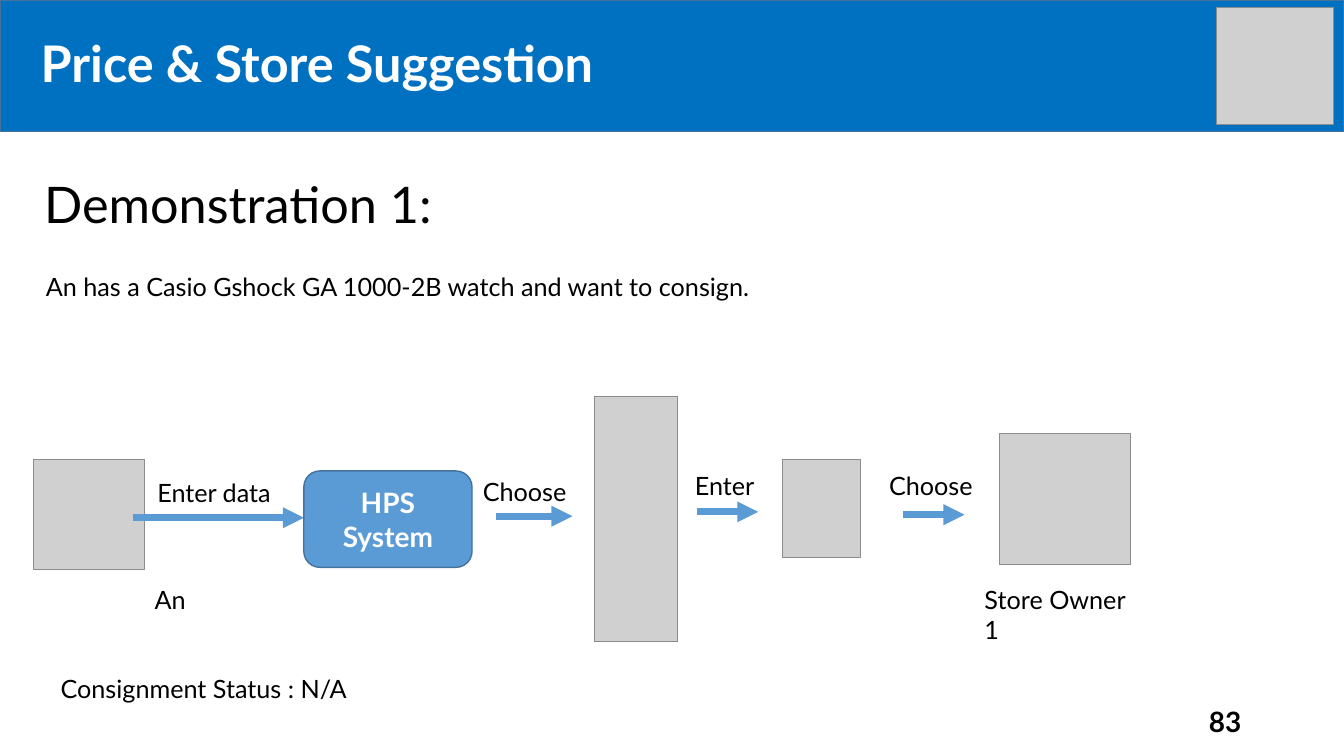
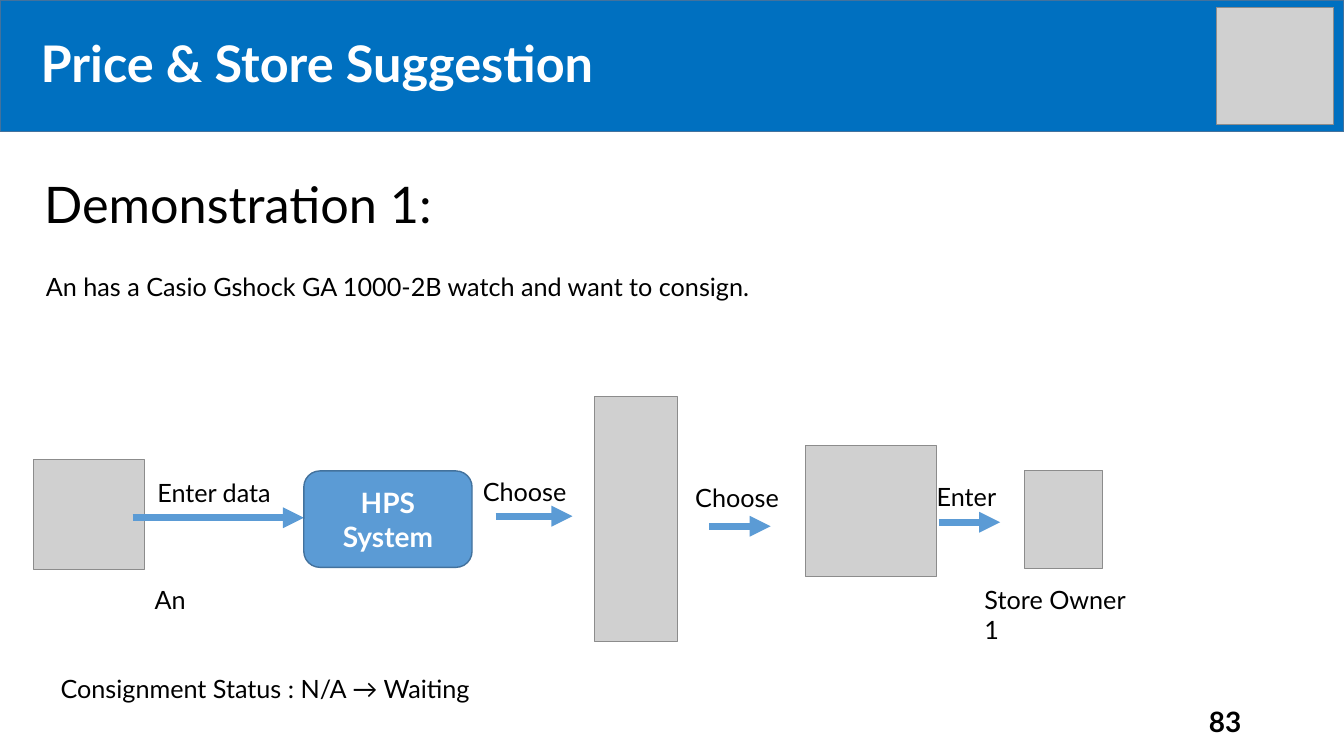
Before and after one commit to tiendan3108/CP, a slide deck: slide 83 of Source/Presentation/PreFinalPresentation.pptx. Drawn at 1344x756 pixels with LibreOffice and Linux fonts; fonts in the diff are those of the drawing; grey boxes stand for pictures. Boxes give left, top, right and bottom in pixels: in the first picture for what was removed or moved away, otherwise in the second. Text is boxed around its words. In the diff, an @@ line names an element or a change of style, - is before the commit and + after.

```diff
--- a/Source/Presentation/PreFinalPresentation.pptx
+++ b/Source/Presentation/PreFinalPresentation.pptx
@@ 1 picture, 1 text, 1 elbow arrow moved together from (x1=889, y1=434, x2=1130, y2=565) to (x1=695, y1=446, x2=937, y2=577) @@
@@ 1 picture, 1 text, 1 elbow arrow moved together from (x1=695, y1=460, x2=861, y2=558) to (x1=937, y1=470, x2=1103, y2=568) @@
@@ text at (x1=61, y1=679, x2=470, y2=702): text changed @@
-Consignment Status : N/A
+Consignment Status : N/A → Waiting
```
Also in this commit, not shown: 18 other slides changed.
